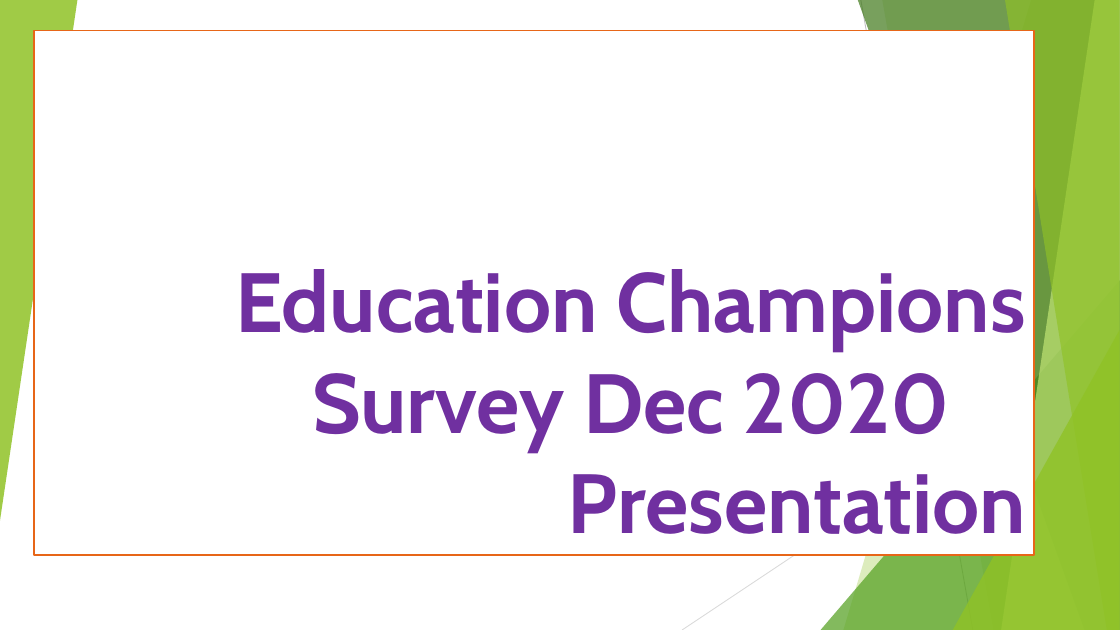
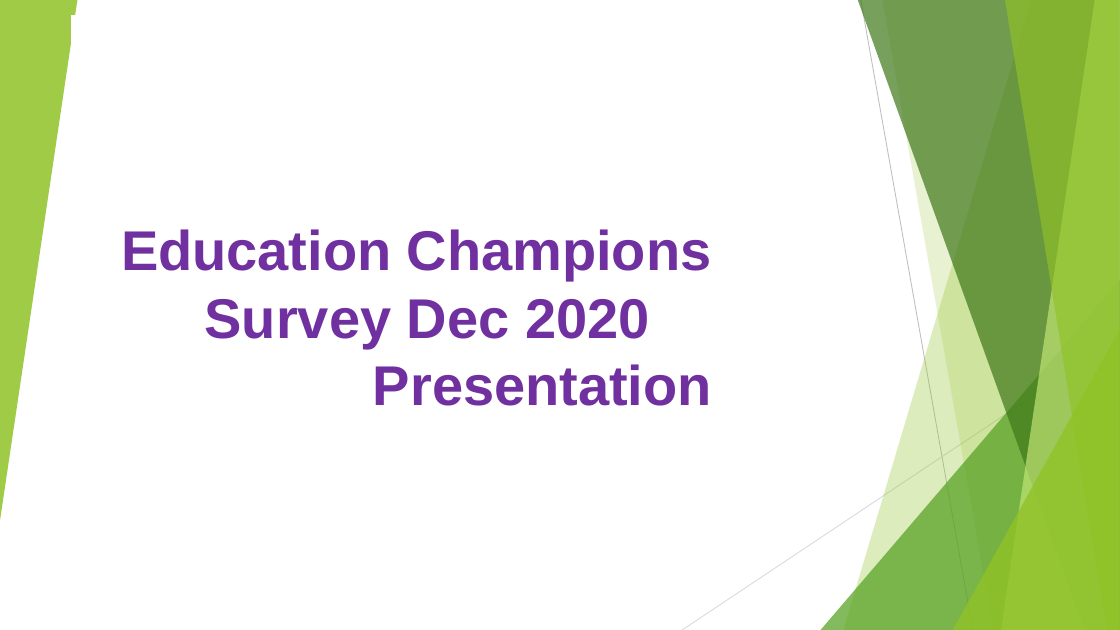
Before and after one commit to Nkululeko353/MyDatasets, a slide deck: slide 2 of The Chartered Institute of Logistics and Transport.pptx. Drawn at 1120x630 pixels with LibreOffice and Linux fonts; fonts in the diff are those of the drawing. Boxes give left, top, right and bottom in pixels: in the first picture for what was removed or moved away, otherwise in the second. Text is boxed around its words. In the diff, an @@ line names an element or a change of style, - is before the commit and + after.

```diff
--- a/The Chartered Institute of Logistics and Transport.pptx
+++ b/The Chartered Institute of Logistics and Transport.pptx
@@ title "Education Champions Survey Dec 2020 ...": place and size @@
-title "Education Champions Survey Dec 2020 ..." at (34,30,1034,555)
+title "Education Champions Survey Dec 2020 ..." at (71,15,720,421)
@@ title "Education Champions Survey Dec 2020 ..." at (71,15,720,421): size 72 to 48 pt, font Cabin to Arial; outline #E76618 1.5 pt to #FFFFFF 1.5 pt @@
```
Also in this commit, not shown: 7 other slides changed, 2 slides added, 1 other file.
